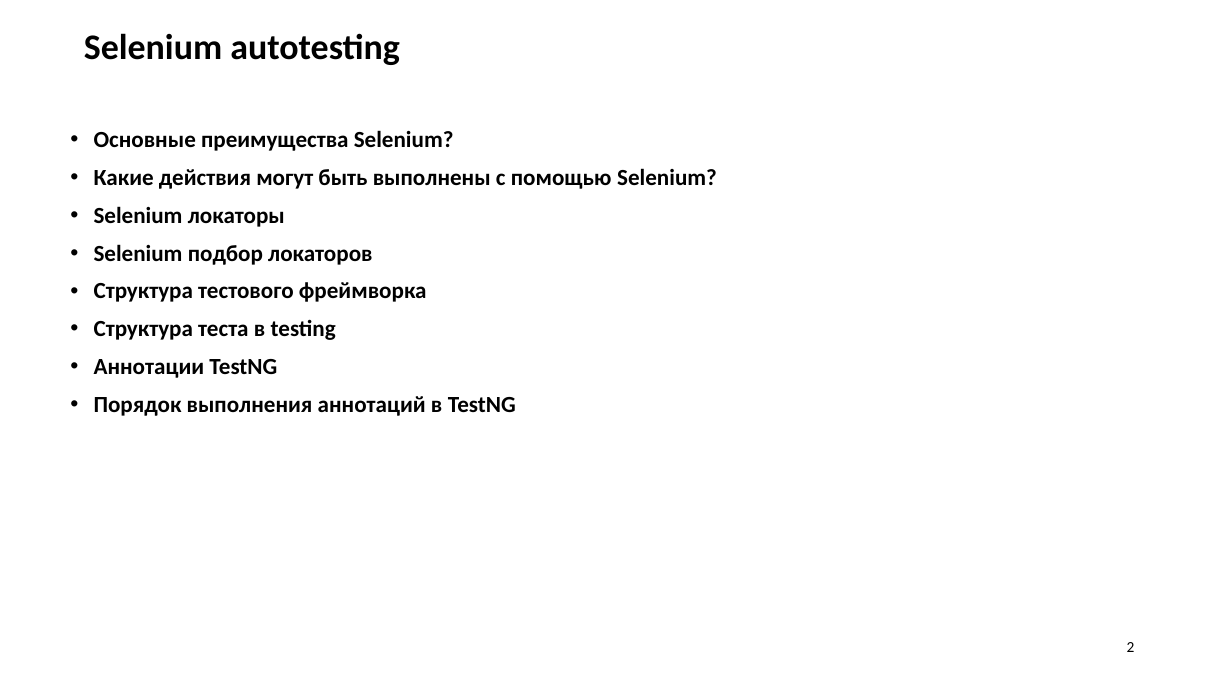
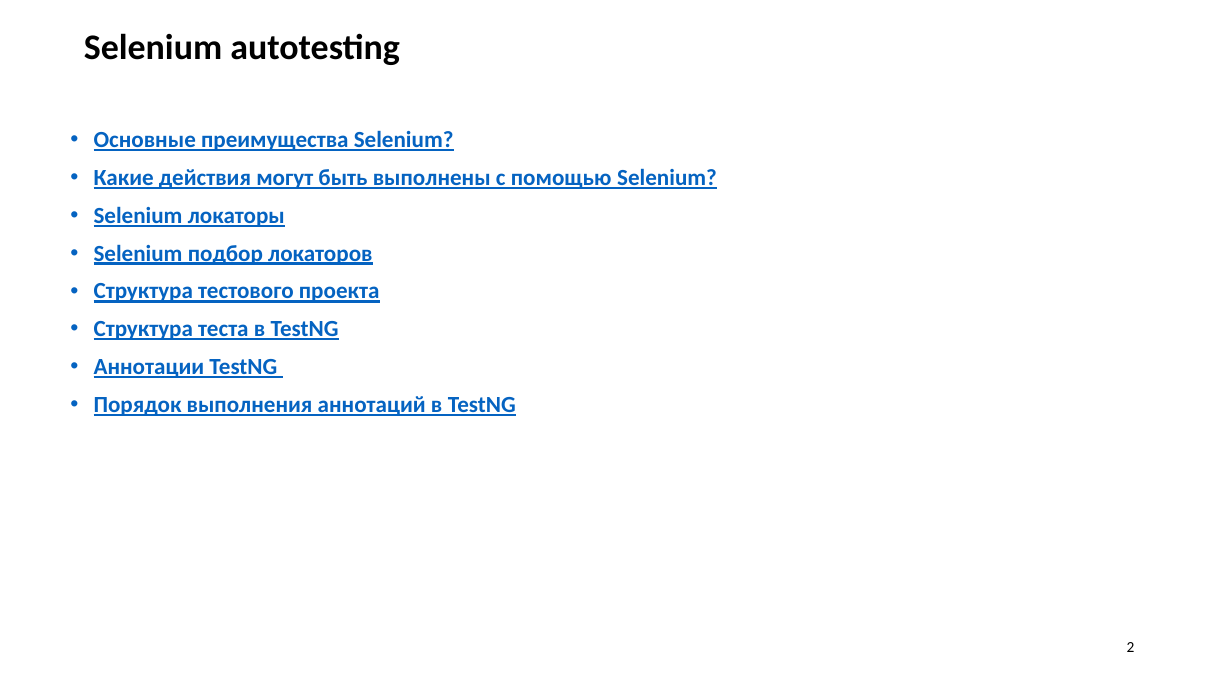
Before and after one commit to natalia-volkova/MeetUpMera, a slide deck: slide 2 of MeetUPPresentation_latest.pptx. Drawn at 1232x693 pixels with LibreOffice and Linux fonts; fonts in the diff are those of the drawing; background and template pictures are left out. Boxes give left, top, right and bottom in pixels: in the first picture for what was removed or moved away, otherwise in the second. Text is boxed around its words. In the diff, an @@ line names an element or a change of style, - is before the commit and + after.

```diff
--- a/MeetUPPresentation_latest.pptx
+++ b/MeetUPPresentation_latest.pptx
@@ text at [94,130,717,416]: text colour #000000 to #0563C1, underline on in "Основные преимущества Selenium?", "Какие действия могут быть выполнены с помощью ...", "Selenium локаторы", "Selenium подбор локаторов" and 2 more places @@
@@ text at [94,283,380,340]: text changed; text colour #000000 to #0563C1 @@
-• Структура тестового фреймворка
-• Структура теста в testing
+• Структура тестового проекта
+• Структура теста в TestNG
```
Also in this commit, not shown: 4 other slides changed, 2 slides added, 1 slide removed, 17 other files.
